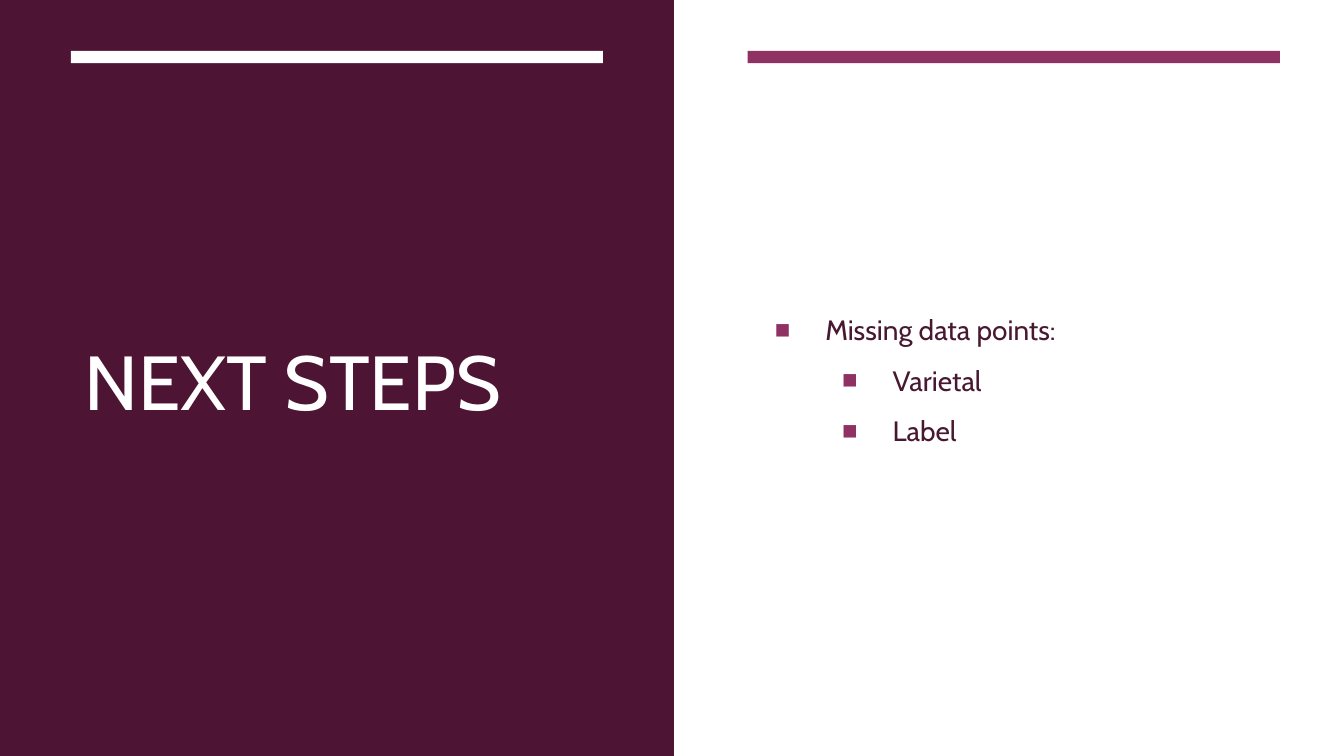
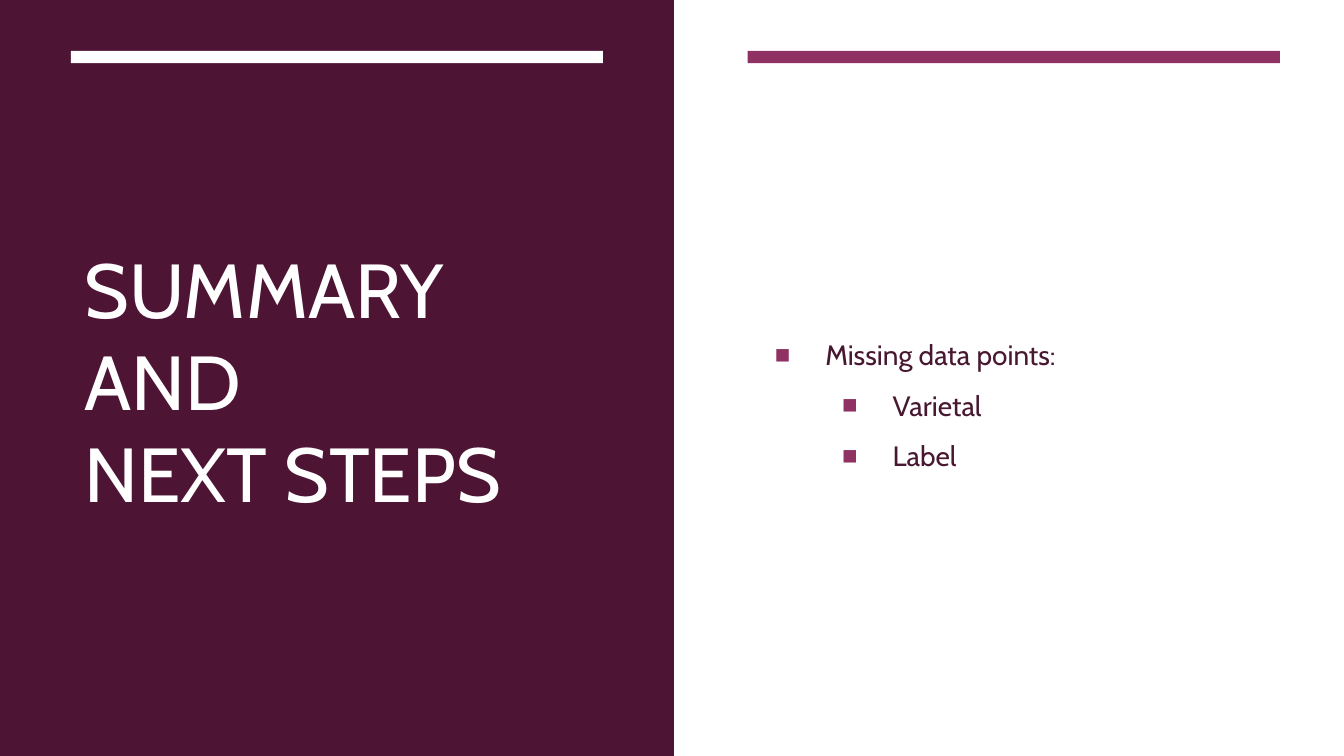
Before and after one commit to klsalcedo/red_wine_analysis, a slide deck: slide 10 of presentation.pptx (slide 8 before the commit). Drawn at 1344x756 pixels with LibreOffice and Linux fonts; fonts in the diff are those of the drawing. Boxes give left, top, right and bottom in pixels: in the first picture for what was removed or moved away, otherwise in the second. Text is boxed around its words. In the diff, an @@ line names an element or a change of style, - is before the commit and + after.

Commit message:
Finish presentation

```diff
--- a/presentation.pptx
+++ b/presentation.pptx
@@ text "Missing data points:" moved from (x1=825, y1=319, x2=1056, y2=442) to (x1=825, y1=344, x2=1056, y2=467) @@
@@ title at (x1=84, y1=263, x2=500, y2=503): text changed @@
-NEXT STEPS
+SUMMARY AND
+NEXT STEPS
```
Also in this commit, not shown: 4 slides added, 2 slides removed.
